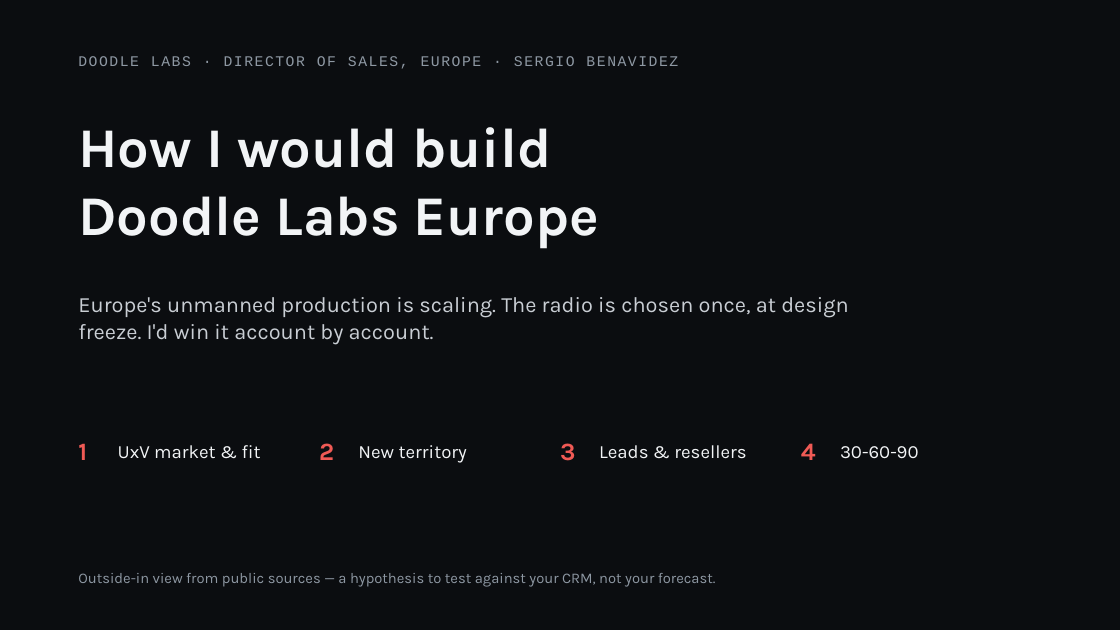
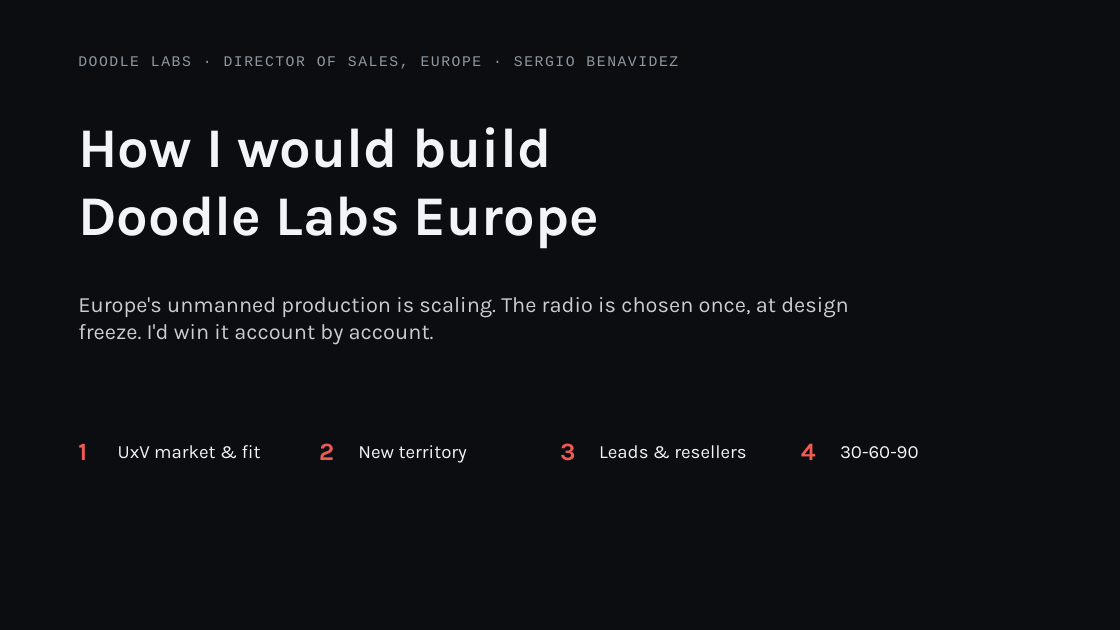
Before and after one commit to SerchMic/test, a slide deck: slide 1 of doodle-panel/Doodle_Labs_Europe_Panel_FINAL_v4.pptx. Drawn at 1120x630 pixels with LibreOffice and Linux fonts; fonts in the diff are those of the drawing. Boxes give left, top, right and bottom in pixels: in the first picture for what was removed or moved away, otherwise in the second. Text is boxed around its words. In the diff, an @@ line names an element or a change of style, - is before the commit and + after.

```diff
--- a/doodle-panel/Doodle_Labs_Europe_Panel_FINAL_v4.pptx
+++ b/doodle-panel/Doodle_Labs_Europe_Panel_FINAL_v4.pptx
@@ text removed at bbox=[78, 573, 716, 587] @@
-Outside-in view from public sources — a hypothesis to test against your CRM, not your forecast.
```
Also in this commit, not shown: 8 other slides changed, 3 slides added, 1 slide removed, 1 other file.
